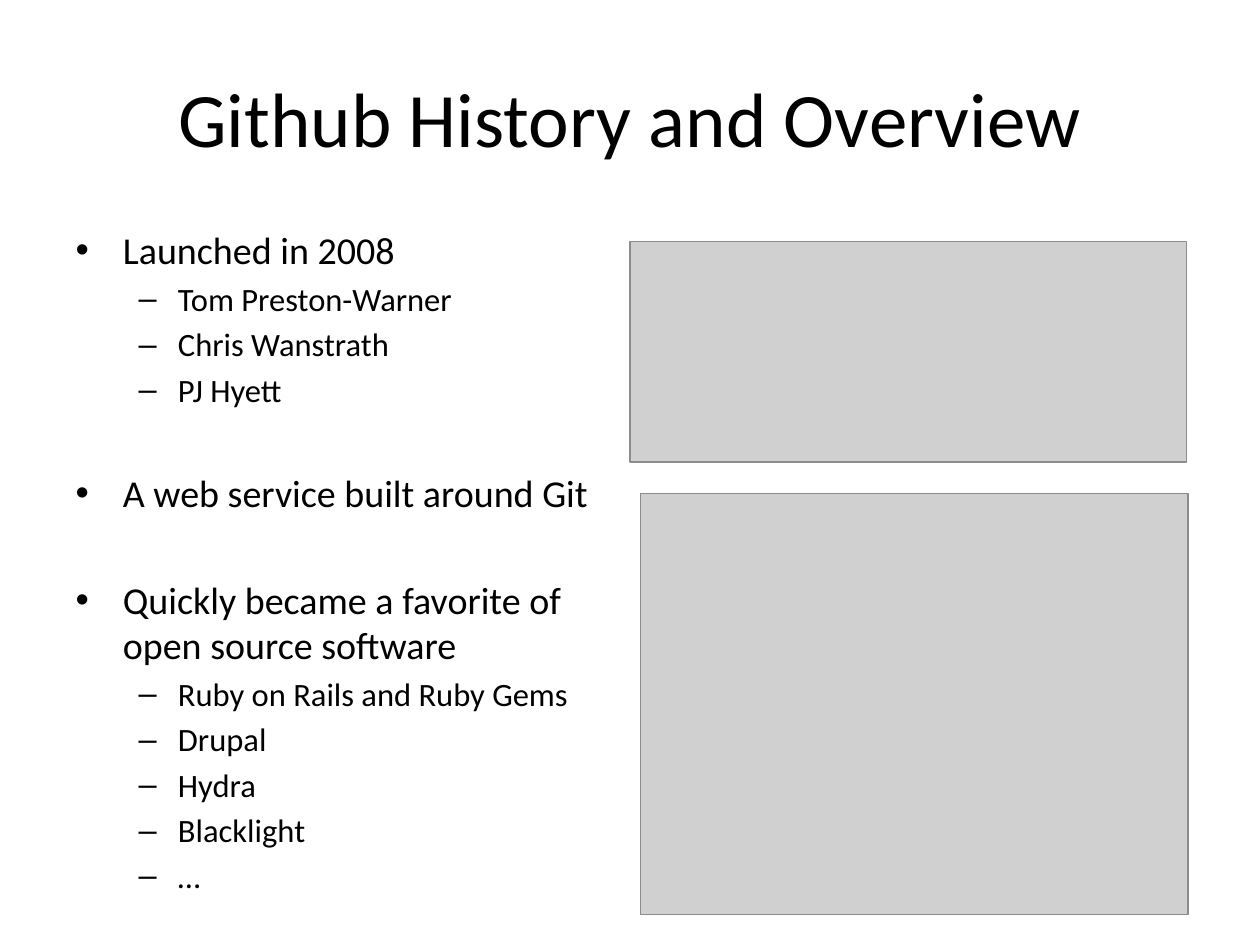
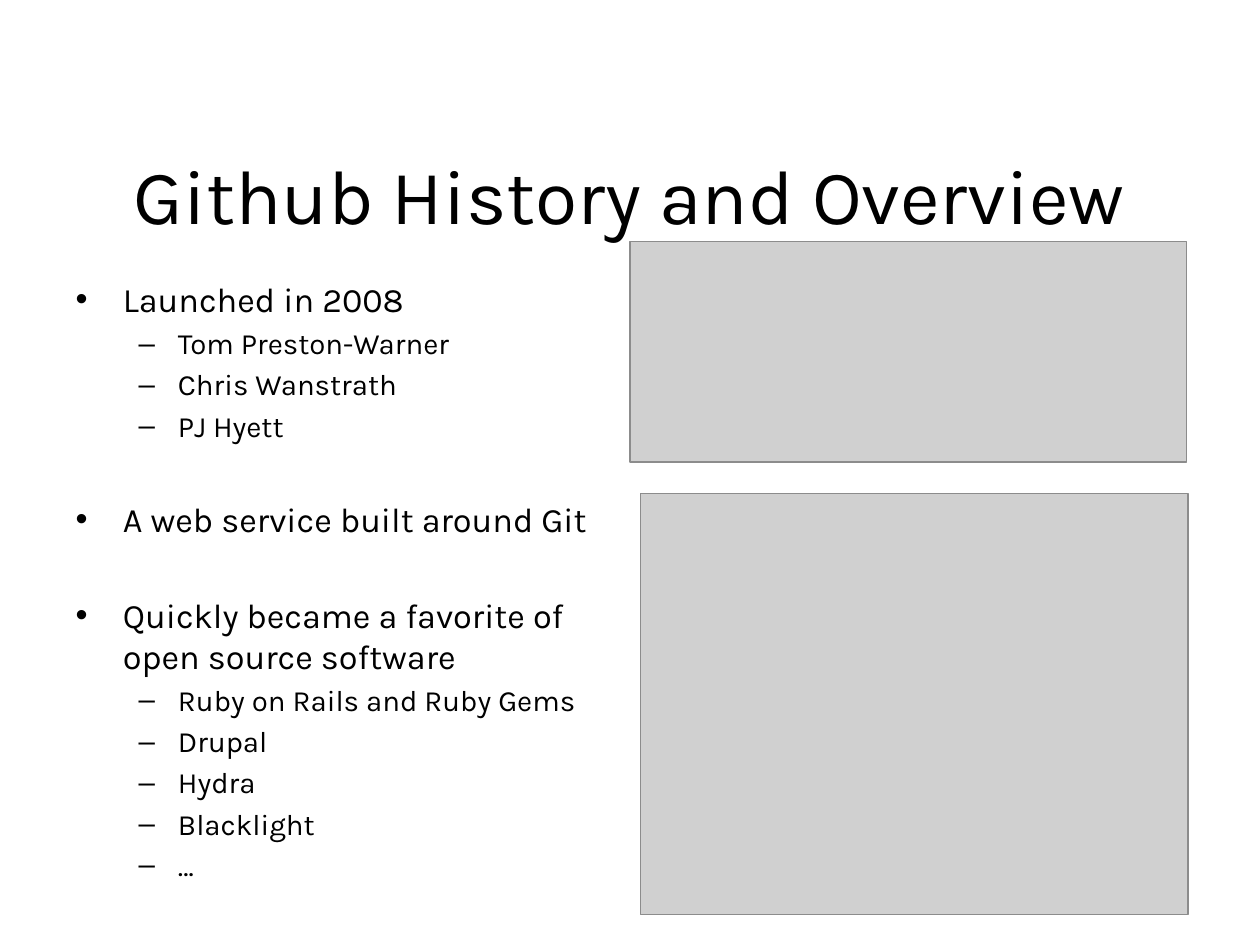
Before and after one commit to psu-libraries/github_workshop, a slide deck: slide 13 of github_workshop_slides.pptx (slide 15 before the commit). Drawn at 1260x945 pixels with LibreOffice and Linux fonts; fonts in the diff are those of the drawing; grey boxes stand for pictures; background and template pictures are left out. Boxes give left, top, right and bottom in pixels: in the first picture for what was removed or moved away, otherwise in the second. Text is boxed around its words. In the diff, an @@ line names an element or a change of style, - is before the commit and + after.

```diff
--- a/github_workshop_slides.pptx
+++ b/github_workshop_slides.pptx
@@ title "Github History and Overview": place and size @@
-title "Github History and Overview" at (178, 93, 1080, 160)
+title "Github History and Overview" at (134, 171, 1124, 242)
@@ title "Github History and Overview" at (134, 171, 1124, 242): font Calibri to Karla @@
@@ text "Launched in 2008": place and size @@
-text "Launched in 2008" at (123, 237, 587, 848)
+text "Launched in 2008" at (123, 288, 586, 842)
@@ text "Launched in 2008" at (123, 288, 586, 842): size 21.7 to 19.6 pt in "Launched in 2008", "A web service built around Git", "Quickly became a favorite of open source ..."; font Calibri to Karla; size 18.6 to 16.8 pt in "Tom Preston-Warner", "Chris Wanstrath", "PJ Hyett", "Ruby on Rails and Ruby Gems" and 4 more places @@
```
Also in this commit, not shown: 12 other slides changed, 1 slide added, 4 slides removed.
